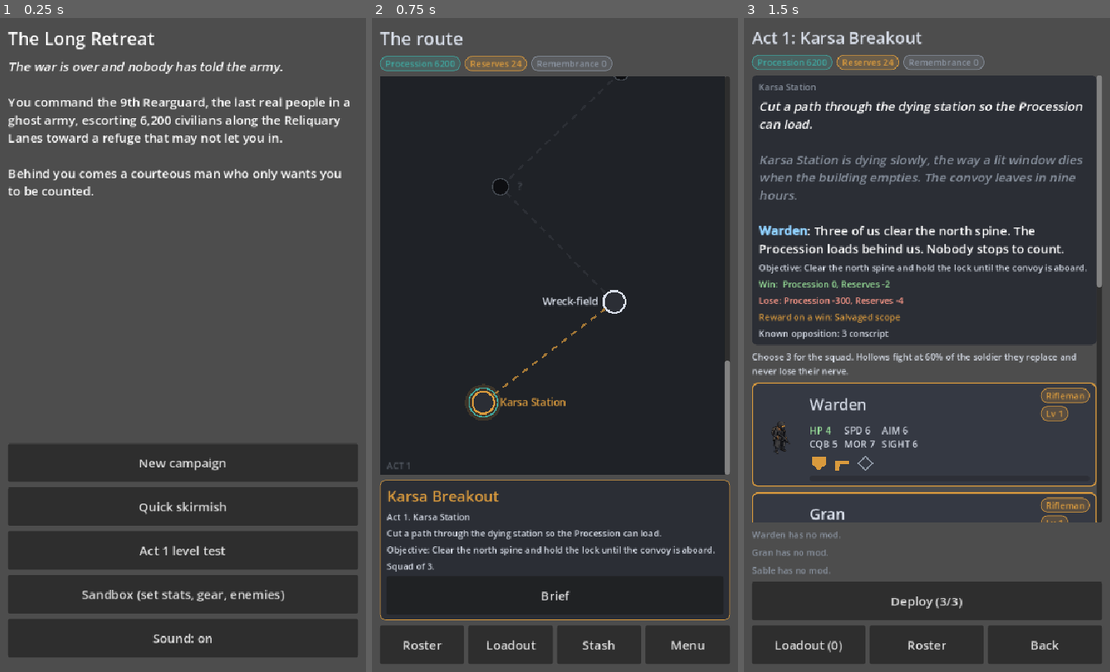
Above: before the commit, frames 1-3 (left to right).
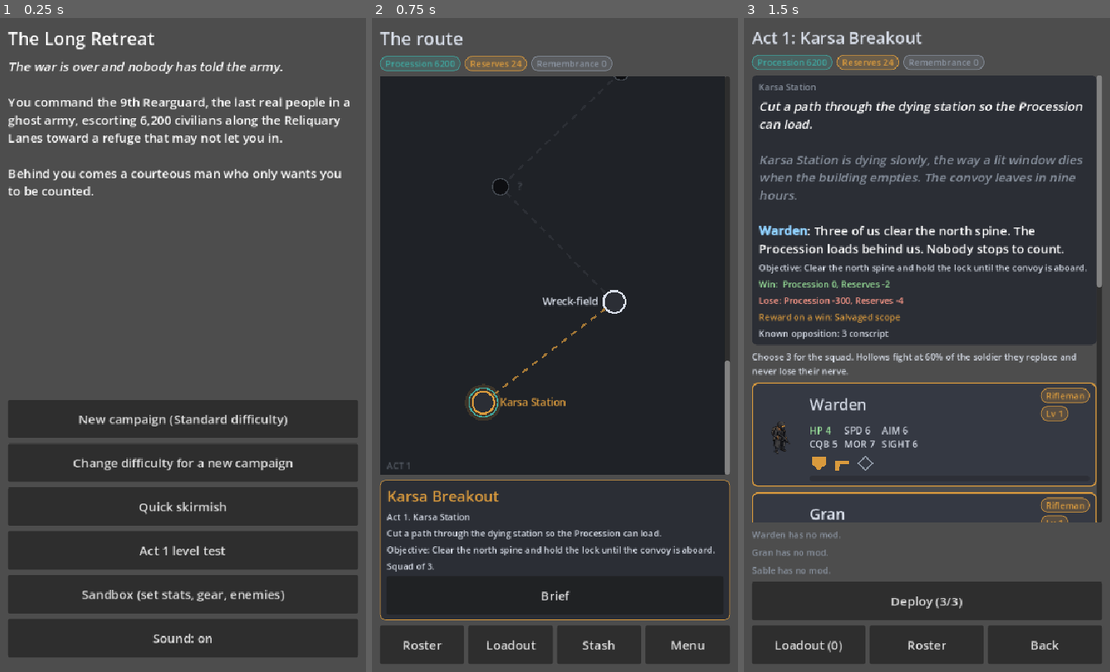
Above: after the commit, the same moments.

Repository: kavemankai/RetreatGame-Initiative
Game: Godot game, scene res://view/campaign.tscn
The game is run twice, just before and just after one commit, with the same random seed, the same clock (stepped at 60 frames per second) and the same inputs.
Inputs:
- Up to frame 1 (0.25 s): no input
- Up to frame 2 (0.75 s): click "New campaign" (after the commit: "New campaign (Standard diffic…") at 0.5 s
- Up to frame 3 (1.5 s): click "Brief" at 1.25 s

The runs differ from the first frame. In frame 1, 5.7% of the frame differs, in the area x 2-98%, y 58-70%; in frame 2, nothing differs; in frame 3, nothing differs.

Commit message:
feat: Story difficulty (squad +1 hp, enemy accuracy -15), saved with the campaign, chosen from the menu; soak --difficulty

Diff:
--- a/retreat-sim/game/campaign.gd
+++ b/retreat-sim/game/campaign.gd
@@ -16,8 +16,15 @@
 const WRIT_ID_BASE := 100     # + officer slot
 const HOLLOW_PREFIX := "hollow_"
 const FIRST_TIER_ID := 200    # conscript 200, regular 210, veteran 220; hollows +100
+## Difficulty: Standard is the designed fight. Story gives the squad one more hit point and takes
+## accuracy points off every enemy, so a casual player can reach the ending.
+const DIFFICULTIES := {
+	"standard": {"label": "Standard", "squad_hp": 0, "enemy_hit": 0},
+	"story": {"label": "Story", "squad_hp": 1, "enemy_hit": -15},
+}
 
 var story: Dictionary
+var difficulty := "standard"   # a key of DIFFICULTIES; saved with the campaign
 var procession := 0
 var reserves := 0
 var remembrance := 0
@@ -57,6 +64,20 @@
 	for o: Dictionary in p_story["writ"]["officers"]:
 		c._writ[o["id"]] = "named"
 	return c
+
+
+## Sets the difficulty; false (and no change) for an unknown level.
+func set_difficulty(level: String) -> bool:
+	if not DIFFICULTIES.has(level):
+		return false
+	difficulty = level
+	return true
+
+
+## The level after `level` in DIFFICULTIES order, wrapping round.
+static func next_difficulty(level: String) -> String:
+	var keys: Array = DIFFICULTIES.keys()
+	return keys[(keys.find(level) + 1) % keys.size()]
 
 
 ## A roster slot. Levelling fields: xp, level, picks (level-ups chosen), pending (level-ups earned and not
@@ -772,7 +793,7 @@
 			"flags": flags.duplicate(), "completed": completed.duplicate(), "current": current,
 			"over": over, "over_reason": over_reason, "finished": finished, "ending": ending,
 			"roster": roster, "writ": writ, "drawn": _drawn.duplicate(), "pending": pending.duplicate(true),
-			"offered_card": offered_card, "stash": stash.duplicate(), "seed": campaign_seed}
+			"offered_card": offered_card, "stash": stash.duplicate(), "seed": campaign_seed, "difficulty": difficulty}
 
 
 ## Why a save cannot be loaded ("" = fine).
@@ -794,6 +815,8 @@
 			return "roster slot %s is malformed" % key
 		if slot.has("gear") and typeof(slot["gear"]) != TYPE_DICTIONARY:
 			return "roster slot %s has malformed gear" % key
+	if d.has("difficulty") and (typeof(d["difficulty"]) != TYPE_STRING or not DIFFICULTIES.has(d["difficulty"])):
+		return "unknown difficulty '%s'" % str(d["difficulty"])
 	if d.has("stash"):
 		if typeof(d["stash"]) != TYPE_ARRAY:
 			return "'stash' has the wrong type"
@@ -840,6 +863,7 @@
 	c.pending = (d.get("pending", []) as Array).duplicate(true)
 	c.offered_card = d.get("offered_card", "")
 	c.campaign_seed = int(d.get("seed", c.campaign_seed))
+	c.difficulty = String(d.get("difficulty", "standard"))
 	for id in d.get("stash", []):
 		if not c.item(String(id)).is_empty():
 			c.stash.append(String(id))
@@ -956,6 +980,11 @@
 	u.morale = int(stats["morale"])
 	u.sight_range = int(stats["sight"])
 	u.is_drone = drone
+	var level: Dictionary = DIFFICULTIES[difficulty]
+	if team == 0:
+		u.hp += int(level["squad_hp"])
+	else:
+		u.hit_bonus += int(level["enemy_hit"])
 	return u
 
 
--- a/retreat-sim/game/combat_soak.gd
+++ b/retreat-sim/game/combat_soak.gd
@@ -52,6 +52,7 @@
 ## Plays an Act 1 mission (its map, goal, roles and reinforcements) the same way.
 static func run_mission(story: Dictionary, mission_id: String, seed_: int, keep_log := false, opts := {}) -> Dictionary:
 	var campaign := Campaign.new_game(story)
+	campaign.set_difficulty(String(opts.get("difficulty", "standard")))
 	var card: Dictionary = campaign.mission_or_card(mission_id)
 	var slots: Array = campaign.available_slots().slice(0, int(card["squad_size"]))
 	var built := MissionBuilder.build(campaign, mission_id, slots)
@@ -64,6 +65,7 @@
 ## Contingency cards are skipped. Returns {"campaign", "missions_played", "problems"}.
 static func run_campaign(story: Dictionary, seed_ := 0, max_missions := 12, opts := {}) -> Dictionary:
 	var c := Campaign.new_game(story)
+	c.set_difficulty(String(opts.get("difficulty", "standard")))
 	var problems: Array[String] = []
 	var played := 0
 	while played < max_missions and not c.over and not c.finished:
--- a/retreat-sim/tests/run_tests.gd
+++ b/retreat-sim/tests/run_tests.gd
@@ -43,6 +43,7 @@
 	preload("res://tests/test_sound.gd"),
 	preload("res://tests/test_review_fixes.gd"),
 	preload("res://tests/test_coach.gd"),
+	preload("res://tests/test_difficulty.gd"),
 ]
 
 
--- /dev/null
+++ b/retreat-sim/tests/test_difficulty.gd
@@ -0,0 +1,101 @@
+extends TestBase
+## Difficulty: Standard changes nothing; Story gives the squad one more hit point and takes accuracy off the enemy,
+## and the choice survives a save.
+
+func story() -> Dictionary:
+	return StoryData.load_dir("res://data/story")["data"]
+
+
+func campaign_on(level: String) -> Campaign:
+	var c := Campaign.new_game(story())
+	check(c.set_difficulty(level), "%s is a known difficulty" % level)
+	return c
+
+
+func squad_of(c: Campaign) -> Array[SimUnit]:
+	return c.squad_units("karsa_breakout", c.available_slots().slice(0, 3))
+
+
+func test_a_new_campaign_is_standard() -> void:
+	var c := Campaign.new_game(story())
+	check(c.difficulty == "standard", "default difficulty (%s)" % c.difficulty)
+
+
+func test_standard_leaves_every_stat_alone() -> void:
+	var std := campaign_on("standard")
+	var base := Campaign.new_game(story())
+	var a := squad_of(std)
+	var b := squad_of(base)
+	for i in a.size():
+		check(a[i].hp == b[i].hp and a[i].hit_bonus == b[i].hit_bonus, "standard squad unit %d matches the plain campaign" % i)
+	for u in std.enemy_units("karsa_breakout"):
+		check(u.hit_bonus == 0, "standard enemy %d has no accuracy change" % u.id)
+
+
+func test_story_adds_a_hit_point_to_the_squad_and_takes_accuracy_from_enemies() -> void:
+	var std := campaign_on("standard")
+	var easy := campaign_on("story")
+	var a := squad_of(std)
+	var b := squad_of(easy)
+	check(a.size() == b.size() and not a.is_empty(), "same squad size")
+	for i in a.size():
+		check(b[i].hp == a[i].hp + 1, "story squad unit %d has one more hp (%d vs %d)" % [i, b[i].hp, a[i].hp])
+		check(b[i].team == 0, "squad stays on team 0")
+	for id in ["the_weir", "mirror_gate", "vesper_threshold"]:
+		var s := std.enemy_units(id)
+		var e := easy.enemy_units(id)
+		check(s.size() == e.size() and not s.is_empty(), "%s: same enemies" % id)
+		for i in s.size():
+			check(e[i].hit_bonus == s[i].hit_bonus + Campaign.DIFFICULTIES["story"]["enemy_hit"], "%s enemy %d: accuracy lowered" % [id, e[i].id])
+			check(e[i].hp == s[i].hp, "%s enemy %d: hit points unchanged" % [id, e[i].id])
+
+
+func test_tier_units_placed_by_a_map_also_get_the_change() -> void:
+	var std := campaign_on("standard")
+	var easy := campaign_on("story")
+	var a := std.tier_unit("regular", 210, Vector2i(3, 3))
+	var b := easy.tier_unit("regular", 210, Vector2i(3, 3))
+	check(b.hit_bonus == a.hit_bonus + Campaign.DIFFICULTIES["story"]["enemy_hit"], "a map-placed regular is easier too")
+
+
+func test_a_card_shows_the_hp_a_merc_will_field_with() -> void:
+	var easy := campaign_on("story")
+	var slot: int = easy.available_slots()[0]
+	var eff := easy.effective_stats(slot)
+	var u := easy.squad_units("karsa_breakout", [slot])[0]
+	check(int(eff["hp"]) == u.hp, "the roster card's hp (%d) is the fielded hp (%d)" % [int(eff["hp"]), u.hp])
+
+
+func test_the_choice_survives_a_save_and_an_old_save_is_standard() -> void:
+	var easy := campaign_on("story")
+	var d := easy.to_dict()
+	check(d["difficulty"] == "story", "saved")
+	var back := Campaign.from_dict(JSON.parse_string(JSON.stringify(d)), story())
+	check(back != null and back.difficulty == "story", "loaded through JSON")
+	d.erase("difficulty")
+	var old := Campaign.from_dict(d, story())
+	check(old != null and old.difficulty == "standard", "a save with no difficulty loads as standard")
+
+
+func test_a_corrupt_difficulty_is_refused_with_a_reason() -> void:
+	var d := Campaign.new_game(story()).to_dict()
+	d["difficulty"] = "nightmare"
+	check(Campaign.save_problem(d).contains("difficulty"), "unknown level named in the reason (%s)" % Campaign.save_problem(d))
+	d["difficulty"] = 3
+	check(Campaign.save_problem(d).contains("difficulty"), "wrong type named in the reason")
+	check(Campaign.from_dict(d, story()) == null, "not loaded")
+
+
+func test_an_unknown_level_cannot_be_set() -> void:
+	var c := Campaign.new_game(story())
+	check(not c.set_difficulty("easy_mode"), "unknown level refused")
+	check(c.difficulty == "standard", "unchanged after a refusal")
+
+
+func test_next_difficulty_cycles_through_every_level() -> void:
+	var seen: Array[String] = []
+	var level := "standard"
+	for i in Campaign.DIFFICULTIES.size():
+		seen.append(level)
+		level = Campaign.next_difficulty(level)
+	check(level == "standard" and seen.size() == Campaign.DIFFICULTIES.size(), "a full cycle returns to the start (%s)" % [seen])
--- a/retreat-sim/tools/soak_combat.gd
+++ b/retreat-sim/tools/soak_combat.gd
@@ -32,6 +32,8 @@
 			opts["ap"] = int(a.substr(5))
 		elif a.begins_with("--mission="):
 			mission = a.substr(10)
+		elif a.begins_with("--difficulty="):
+			opts["difficulty"] = a.substr(13)
 		elif a.begins_with("--weapons="):
 			opts["weapons"] = a.substr(10).split(",")
 		elif a == "--verbose":
--- a/retreat-sim/view/campaign_view.gd
+++ b/retreat-sim/view/campaign_view.gd
@@ -33,6 +33,7 @@
 var _footer: VBoxContainer
 var _sound: SoundBoard
 var _portrait := false
+var _new_difficulty := "standard"  # applied by "New campaign"; a loaded campaign keeps the level it was saved with
 
 
 func _ready() -> void:
@@ -242,7 +243,8 @@
 	var resumable := ResumeStore.peek()
 	if not resumable.is_empty():
 		buttons.append({"text": "Resume battle: %s" % resumable["label"], "call": _resume_battle})
-	buttons.append({"text": "New campaign", "call": _new_pressed})
+	buttons.append({"text": "New campaign (%s difficulty)" % Campaign.DIFFICULTIES[_new_difficulty]["label"], "call": _new_pressed})
+	buttons.append({"text": "Change difficulty for a new campaign", "call": _cycle_difficulty})
 	if FileAccess.file_exists(SAVE_PATH):
 		buttons.append({"text": "Continue campaign", "call": _load_campaign})
 	if not OS.has_feature("campaign_only"):  # the campaign build ships without the older test modes
@@ -316,9 +318,21 @@
 	])
 
 
+const DIFFICULTY_NOTE := {
+	"standard": "Standard: the fight as designed.",
+	"story": "Story: your mercs have one more hit point and the enemy shoots less accurately. Same missions, same ending.",
+}
+
+
+func _cycle_difficulty() -> void:
+	_new_difficulty = Campaign.next_difficulty(_new_difficulty)
+	_menu(DIFFICULTY_NOTE[_new_difficulty])
+
+
 func _start_new() -> void:
 	Session.reset()
 	Session.campaign = Campaign.new_game(_story)
+	Session.campaign.set_difficulty(_new_difficulty)
 	_save()
 	_map_screen()
 
